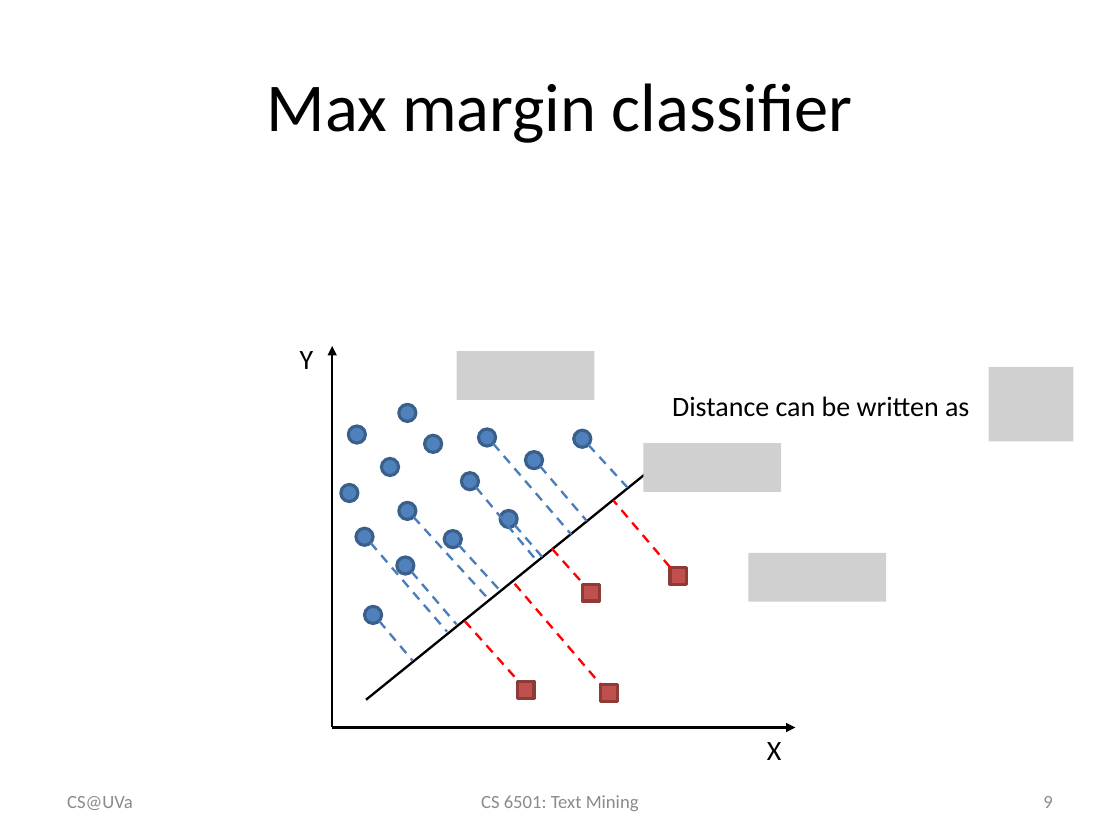
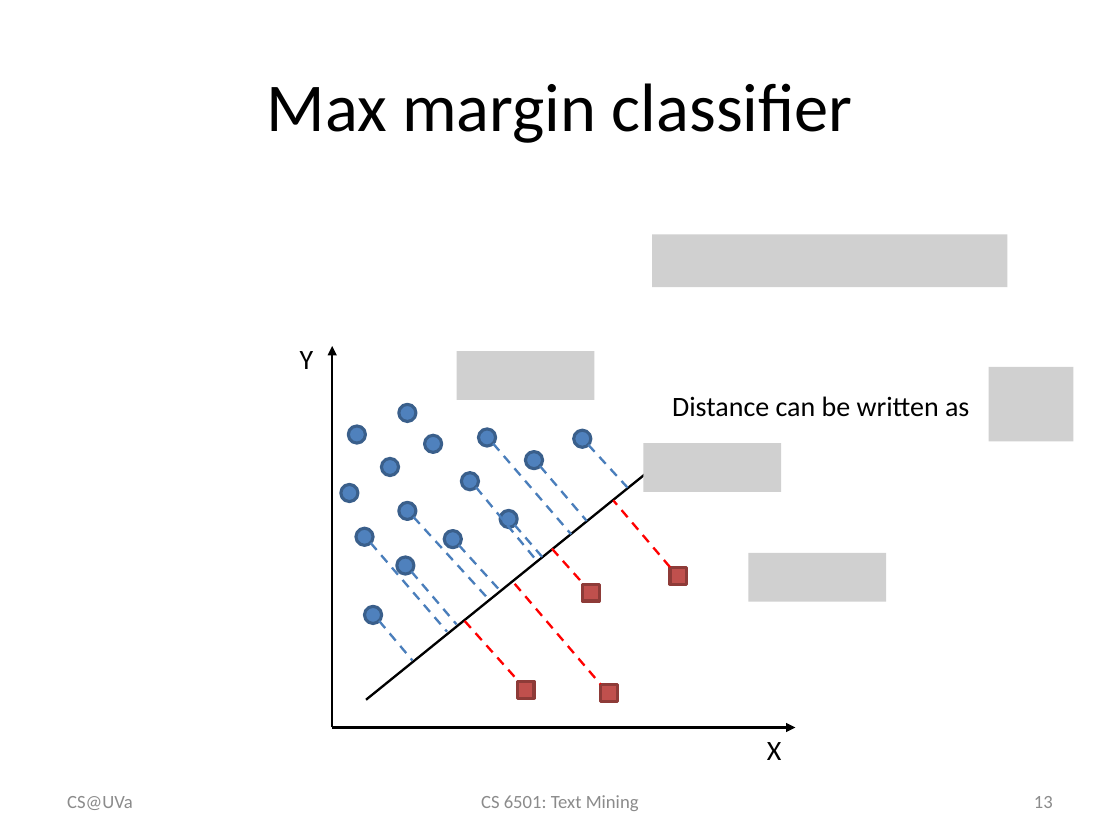
Before and after one commit to wang296/CS6501-Text-Mining, a slide deck: slide 13 of docs/svm.pptx (slide 9 before the commit). Drawn at 1120x840 pixels with LibreOffice and Linux fonts; fonts in the diff are those of the drawing; grey boxes stand for pictures. Boxes give left, top, right and bottom in pixels: in the first picture for what was removed or moved away, otherwise in the second. Text is boxed around its words. In the diff, an @@ line names an element or a change of style, - is before the commit and + after.

```diff
--- a/docs/svm.pptx
+++ b/docs/svm.pptx
@@ picture added at box(652, 234, 1007, 287) @@
@@ page number at box(1034, 796, 1053, 808): text changed @@
-9
+13
```
Also in this commit, not shown: 1 other slide changed, 4 slides added, 6 other files.
